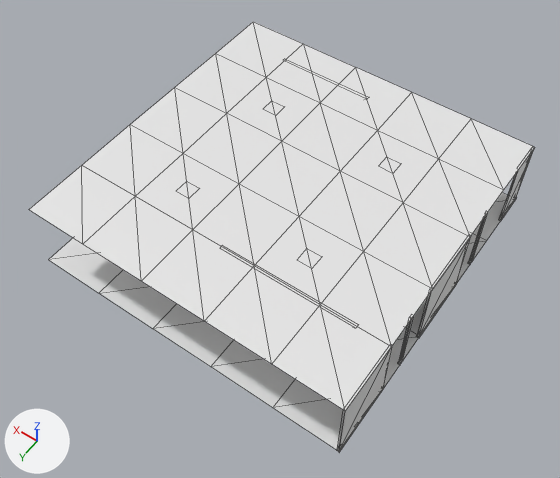
Two versions of the glTF model public/assets/levels/level0/chunk_4_0.glb, one commit apart.
Both versions are drawn from a camera (50 mm lens) standing at (44.12, 8.4, 21.71) and looking at (53.71, -5.01, 0.63). Every picture has the same lights, and +X, +Y and +Z are marked at lower left. The first picture is the older version. Mesh edges are drawn as thin lines. Vertices at exactly the same position are counted once.

Names of what the first picture shows: 'chunk_4_0'.
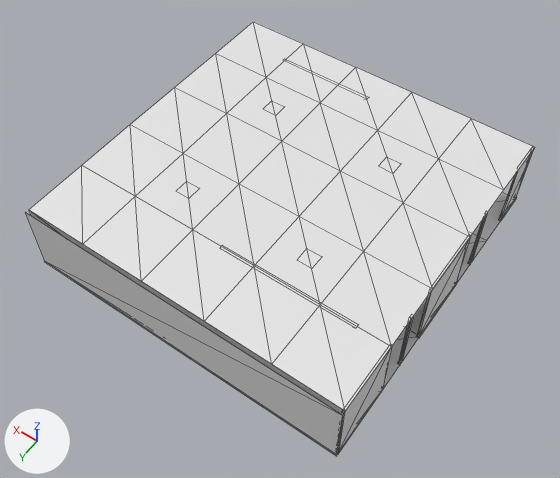
Diff of the bpy script that builds the scene:
```diff
--- a/public/assets/levels/level0/chunk_4_0.glb.py
+++ b/public/assets/levels/level0/chunk_4_0.glb.py
@@ me_mesh_0 @@
 # used by ob_chunk_4_0; location = (0.0, 0.0, 0.0)
-me_mesh_0.from_pydata(...)  # 254 vertices, 296 faces; spans x 47.99..60.0, y -12.01..0.01, z 0.0..2.7
+me_mesh_0.from_pydata(...)  # 269 vertices, 310 faces; spans x 47.99..60.01, y -12.01..0.15, z 0.0..2.7
+# me_mesh_0 part 1
+# 5 vertices are removed from x 47.99..48.08, y 0.0..0.01, z 0.0..2.7
+# 8 faces are deleted
+# 1 vertex moves from x 48.08, y 0.01, z 0.09 to x 48.08, y 0.08, z 0.09
+# 20 vertices are added at x 47.99..60.01, y -0.01..0.15, z 0.0..2.7
+# 22 new faces join them
```

What differs and where, as boxes (x1, y1, x2, y2) in the pictures (560 x 478 px):
'chunk_4_0', reshaped: before (29, 22, 534, 452); after (26, 22, 534, 456)
part 1 of me_mesh_0, built on: before (337, 345, 393, 451); after (26, 210, 393, 456)
